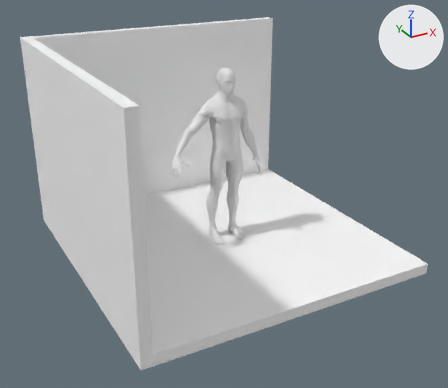
The glTF model src/model/LarrieMoving/larrieMovement.gltf: old version first, new version second.
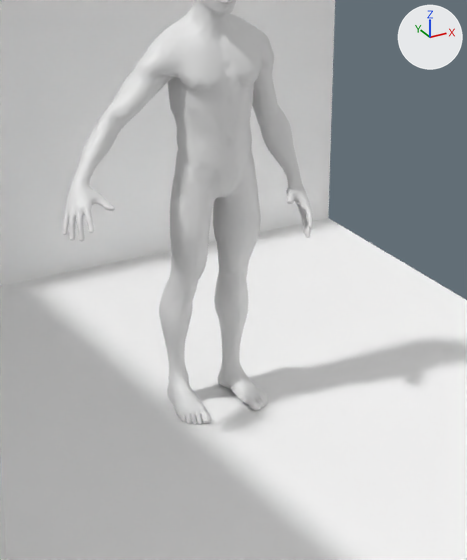
Old and new are each drawn whole from a camera (50 mm lens) standing at (-7.87, -14.17, 8.47) and looking at (-0.25, -0.31, 1.54) and again close up on the part from 33% to 71% of the width and 23% to 76% of the height. The axes (+X, +Y, +Z) are drawn at upper right. The lights are the same throughout. The last two pictures show the newer version. Both versions are drawn at frame 12 of the action 'Rest'; the numbers are the values there.

In view in the first close-up: 'Man', 'Room'.
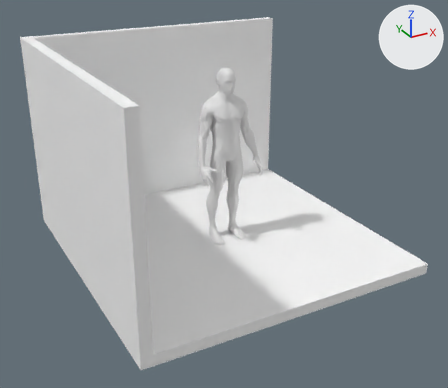
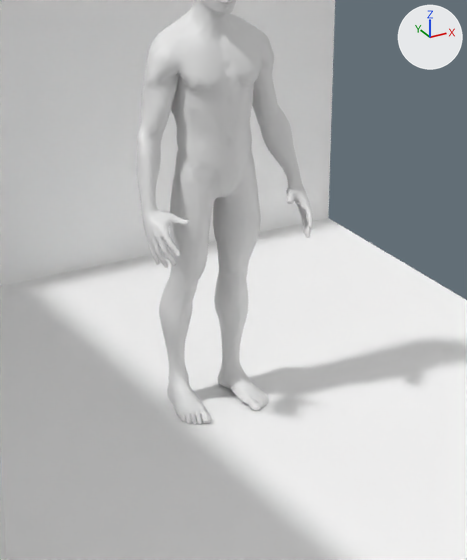
Boxes (x1, y1, x2, y2) around the edits, measured in the close-ups (467 x 560 px):
'Man', posed
    before: (63, 0, 313, 425)
    after: (137, 0, 313, 425)
bone 'upper_arm.R', root to tip
    before: (165, 55) to (144, 79)
    after: (165, 55) to (159, 86)

What changed in the scene script:
```text
Change bone_upper_arm_r:
    where bone_upper_arm_r = bpy.data.objects['metarig'].pose.bones['upper_arm.R']  # child of 'shoulder.R'
    bone_upper_arm_r.rotation_quaternion: (0.958, 0.002, -0.001, 0.286) -> (0.839, 0.003, -0.002, 0.544)  # degrees (0, 0, 33) -> degrees (0, 0, 66)
```
